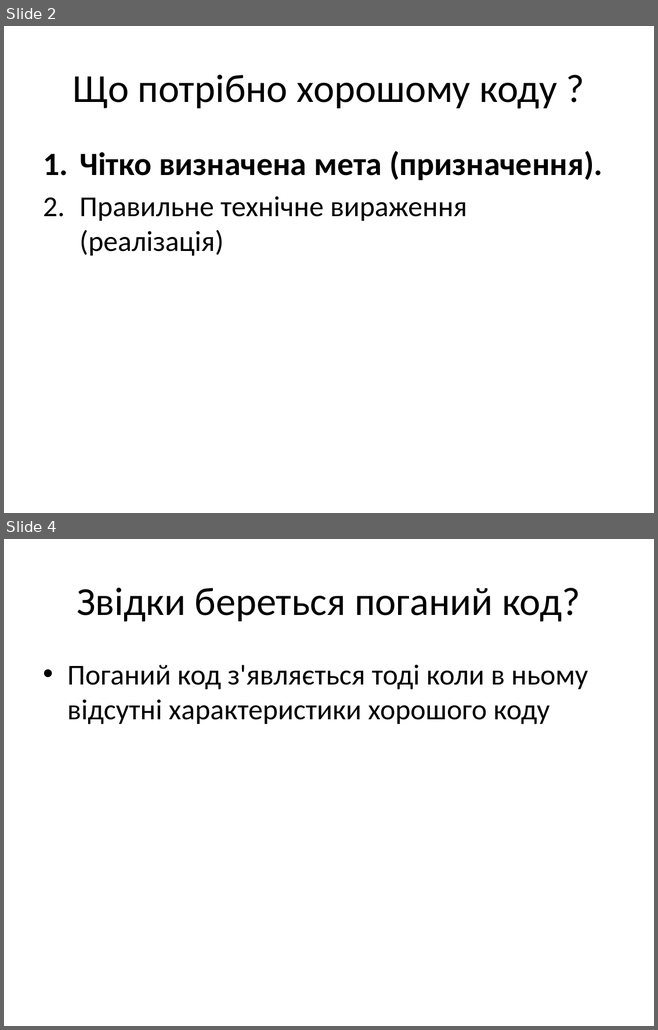
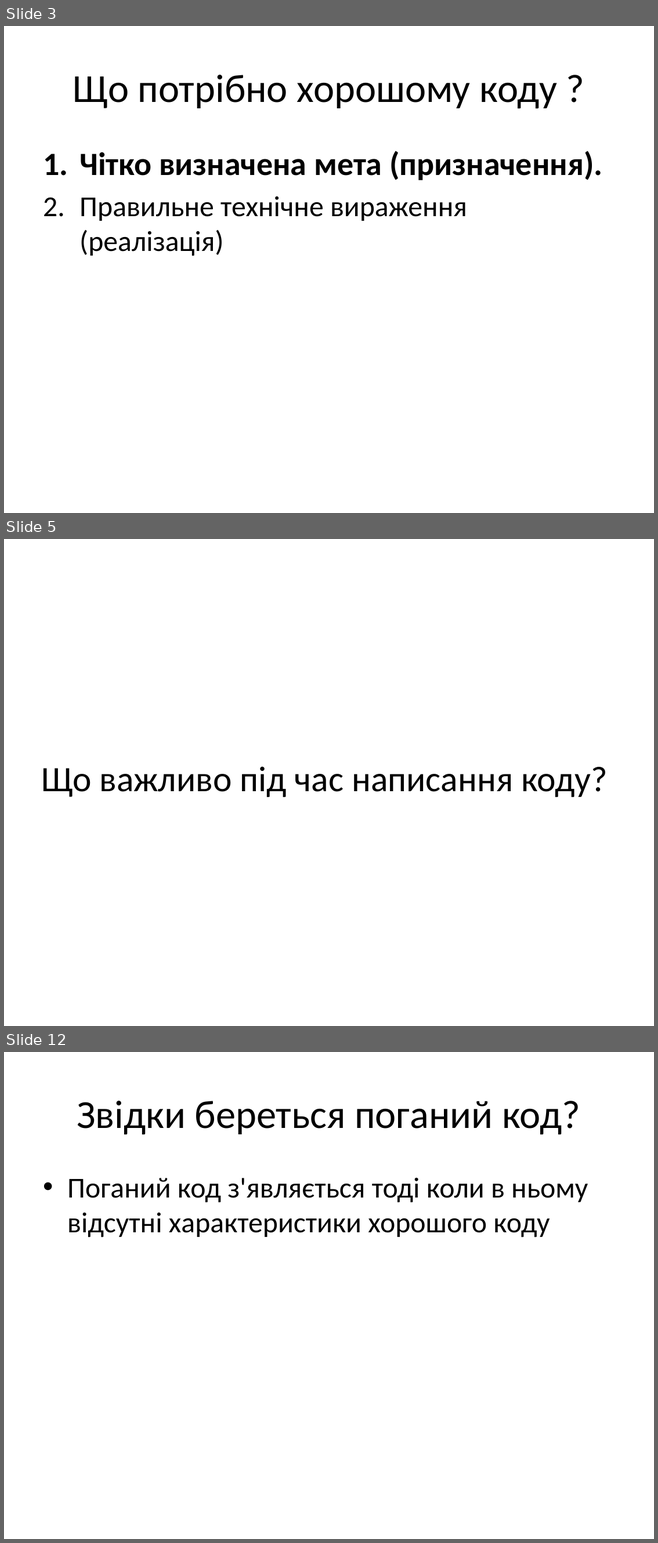
Before and after one commit to siryc/TORT, a slide deck: 1 Coding Practices/1 Coding practices Final.pptx. Shown one above the other, each under a label of ours: slides 2 and 4 before the commit, slides 3, 5 and 12 after it; the slides between them are not shown. The pictures are 658x1030 and 658x1543 pixels, drawn with LibreOffice and Linux fonts; fonts in the diff are those of the drawing. Boxes give left, top, right and bottom in pixels: in the first picture for what was removed or moved away, otherwise in the second. Text is boxed around its words. In the diff, an @@ line names an element or a change of style, - is before the commit and + after.

```diff
--- a/1 Coding Practices/1 Coding practices Final.pptx
+++ b/1 Coding Practices/1 Coding practices Final.pptx
@@ slide 5 added at (4,539,654,1026), background #FFFFFF @@
@@ title added at (41,766,607,797), 39.6 pt, text #000000 @@
+Що важливо під час написання коду?
@@ what was slide 2 is now slide 3 @@
@@ what was slide 4 is now slide 12 @@
```
Also in this commit, not shown: 1 slide changed, 7 other slides added.
